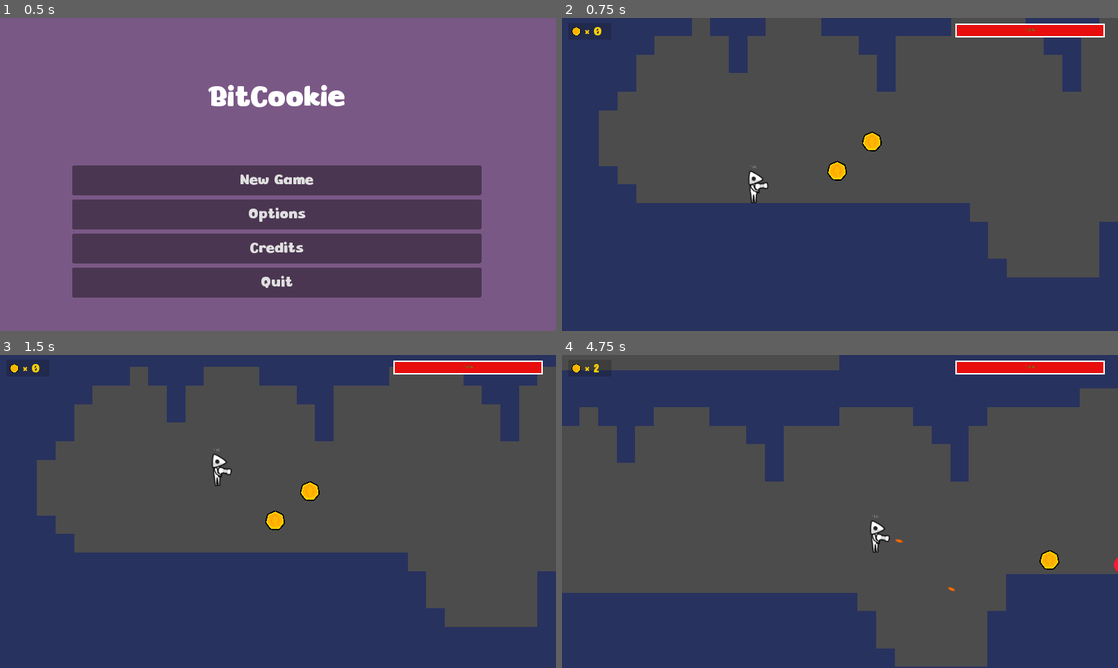
Above: before the commit, frames 1-4 (two rows, left to right).
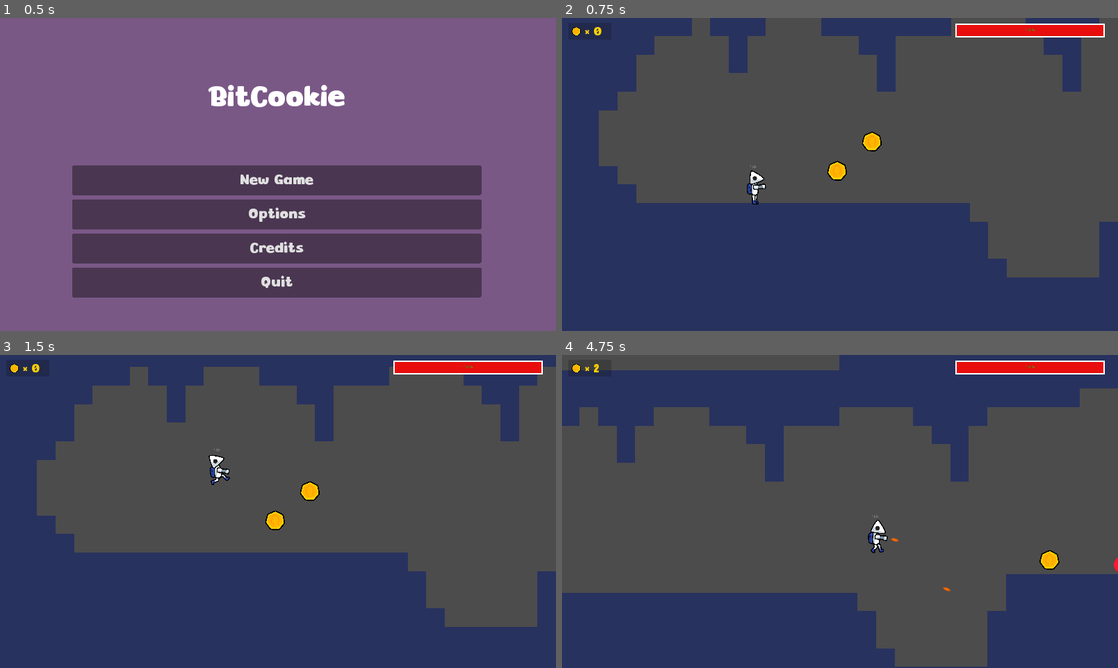
Above: after the commit, the same moments.

Repository: Addcrypto/Bit-Cookie
Game: Godot game, scene res://src/menus/MainMenu.tscn
Two runs of this game, one before a commit and one after it. Both use one fixed random seed, a clock stepped at 60 frames per second and the inputs below.
Inputs (mouse positions are in pixels of both pictures, inside the frame that each line leads up to):
- Up to frame 1 (0.5 s): no input
- Up to frame 2 (0.75 s): click "New Game" at 0.5 s
- Up to frame 3 (1.5 s): tap Enter at 1.25 s; move the mouse to (400, 495) at 1.27 s; hold D (move_right) from 1.28 s (still down); hold Space (jump) from 1.28 s (still down)
- Up to frame 4 (4.75 s): move the mouse to (728, 527) at 2.02 s; release Space (jump) at 2.03 s; click (728, 527) at 2.1 s; tap Space (jump) at 2.27, 2.3, 2.57, 3.05, 3.6, 3.77, 4.07, 4.52, 4.55 s; move the mouse to (895, 442) at 2.77 s; release D (move_right) at 2.78 s; hold A (move_left) 2.78-3.53 s; hold Shift (sprint) 2.78-3.53 s; move the mouse to (812, 574) at 3.52 s; hold D (move_right) from 3.53 s (still down); move the mouse to (1006, 558) at 4.27 s; press the mouse at (1006, 558) at 4.28 s

Frame 1 is identical in both runs. In frame 2, 0.2% of the frame differs, in the area x 33-38%, y 48-60%; in frame 3, 0.2%; in frame 4, 0.3%, in the area x 55-71%, y 52-76%.

Commit message:
Player animations

Diff:
--- a/src/levels/Test1.tscn
+++ b/src/levels/Test1.tscn
@@ -259,7 +259,7 @@
 offset_v = 0.0
 
 [node name="Gun" parent="Player" instance=ExtResource( 4 )]
-position = Vector2( -12, 6 )
+position = Vector2( 0, 10 )
 script = ExtResource( 1 )
 
 [node name="Label" type="Label" parent="Player"]
--- a/src/prefabs/Gun.tscn
+++ b/src/prefabs/Gun.tscn
@@ -1,18 +1,17 @@
 [gd_scene load_steps=3 format=2]
 
-[ext_resource path="res://assets/gun/TestGun.png" type="Texture" id=1]
+[ext_resource path="res://assets/gun/Gun.png" type="Texture" id=1]
 [ext_resource path="res://assets/audio/GunShot.tscn" type="PackedScene" id=2]
 
 [node name="Gun" type="Node2D"]
 position = Vector2( 748, -534 )
 
 [node name="Sprite" type="Sprite" parent="."]
-position = Vector2( 24, 7 )
+position = Vector2( 13, 0 )
 scale = Vector2( 0.25, 0.25 )
 texture = ExtResource( 1 )
 
 [node name="BulletEmitter" type="Node2D" parent="."]
-position = Vector2( 59, 2 )
+position = Vector2( 31, 0 )
 
 [node name="GunShot" parent="." instance=ExtResource( 2 )]
-bus = "SFX"
--- a/src/prefabs/Player.tscn
+++ b/src/prefabs/Player.tscn
@@ -1,8 +1,66 @@
-[gd_scene load_steps=6 format=2]
+[gd_scene load_steps=13 format=2]
 
-[ext_resource path="res://assets/player/TestPlayer.png" type="Texture" id=1]
+[ext_resource path="res://assets/player/Player.png" type="Texture" id=1]
 [ext_resource path="res://src/scripts/Player.gd" type="Script" id=2]
 [ext_resource path="res://src/prefabs/Hurtbox.tscn" type="PackedScene" id=3]
+
+[sub_resource type="AtlasTexture" id=3]
+flags = 4
+atlas = ExtResource( 1 )
+region = Rect2( 512, 512, 512, 512 )
+
+[sub_resource type="AtlasTexture" id=4]
+flags = 4
+atlas = ExtResource( 1 )
+region = Rect2( 0, 0, 512, 512 )
+
+[sub_resource type="AtlasTexture" id=5]
+flags = 4
+atlas = ExtResource( 1 )
+region = Rect2( 0, 512, 512, 512 )
+
+[sub_resource type="AtlasTexture" id=7]
+flags = 4
+atlas = ExtResource( 1 )
+region = Rect2( 0, 0, 512, 512 )
+
+[sub_resource type="AtlasTexture" id=8]
+flags = 4
+atlas = ExtResource( 1 )
+region = Rect2( 512, 0, 512, 512 )
+
+[sub_resource type="AtlasTexture" id=6]
+flags = 4
+atlas = ExtResource( 1 )
+region = Rect2( 1024, 0, 512, 512 )
+
+[sub_resource type="SpriteFrames" id=9]
+animations = [ {
+"frames": [ SubResource( 3 ) ],
+"loop": true,
+"name": "fall",
+"speed": 5.0
+}, {
+"frames": [ SubResource( 4 ) ],
+"loop": true,
+"name": "idle",
+"speed": 5.0
+}, {
+"frames": [ SubResource( 5 ) ],
+"loop": true,
+"name": "jump",
+"speed": 5.0
+}, {
+"frames": [ SubResource( 7 ), SubResource( 8 ) ],
+"loop": true,
+"name": "run",
+"speed": 15.0
+}, {
+"frames": [ SubResource( 6 ) ],
+"loop": true,
+"name": "slide",
+"speed": 5.0
+} ]
 
 [sub_resource type="RectangleShape2D" id=1]
 extents = Vector2( 15.75, 55.5 )
@@ -15,10 +73,11 @@
 collision_mask = 15
 script = ExtResource( 2 )
 
-[node name="Sprite" type="Sprite" parent="."]
+[node name="Sprite" type="AnimatedSprite" parent="."]
 position = Vector2( 0, 9 )
 scale = Vector2( 0.25, 0.25 )
-texture = ExtResource( 1 )
+frames = SubResource( 9 )
+animation = "idle"
 
 [node name="CollisionShape2D" type="CollisionShape2D" parent="."]
 position = Vector2( 0, 8.5 )
--- a/src/scripts/Player.gd
+++ b/src/scripts/Player.gd
@@ -54,12 +54,18 @@
     return input_vector
 
 func _update_animation(input_vector):
-    #if !is_on_floor():
-        #animated_sprite.play("jump")
-    #elif input_vector.x != 0:
-        #animated_sprite.play("run")
-    #else:
-        #animated_sprite.play("idle")
+    if !is_on_floor():
+        if velocity.y < 0:
+            sprite.play("jump")
+        else:
+            sprite.play("fall")
+    elif velocity.length() > .5:
+        if sign(velocity.x) == sign(input_vector.x):
+            sprite.play("run")
+        else:
+            sprite.play("slide")
+    else:
+        sprite.play("idle")
 
     # Player sprite faces current move direction
     if input_vector.x != 0:
Binary file added: assets/player/Player.png
Not shown, changed: assets/player/Player.png.import
Binary file removed: assets/player/PlayerFall.png
Not shown, removed: assets/player/PlayerFall.png.import
Binary file removed: assets/player/PlayerJump.png
Not shown, removed: assets/player/PlayerJump.png.import
Binary file removed: assets/player/PlayerSlide.png
Not shown, removed: assets/player/PlayerSlide.png.import
Binary file removed: assets/player/PlayerWalk.png
